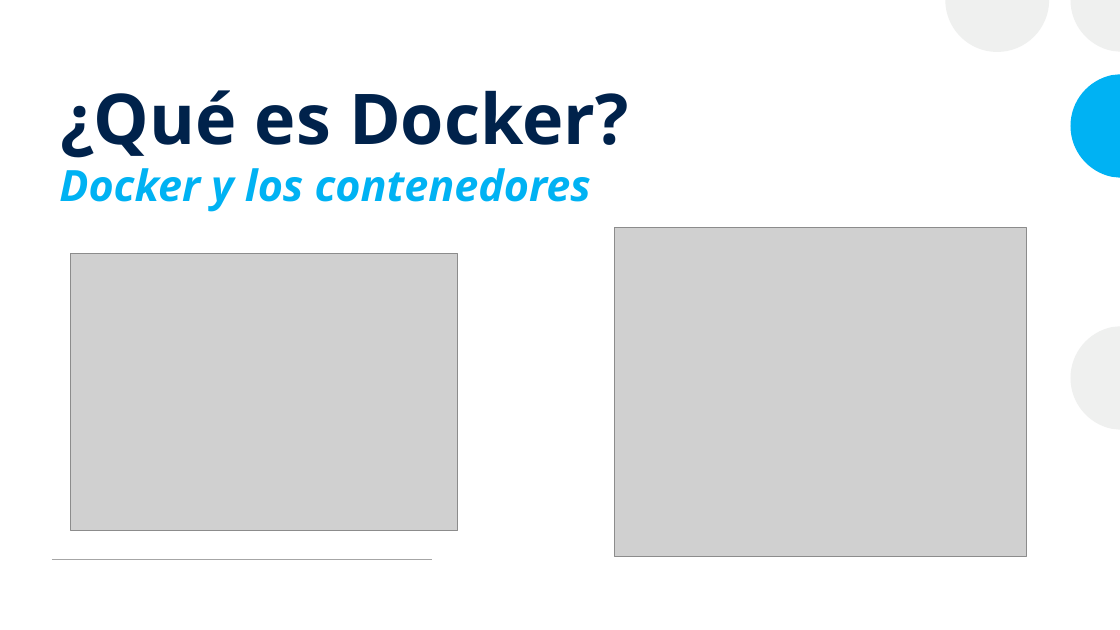
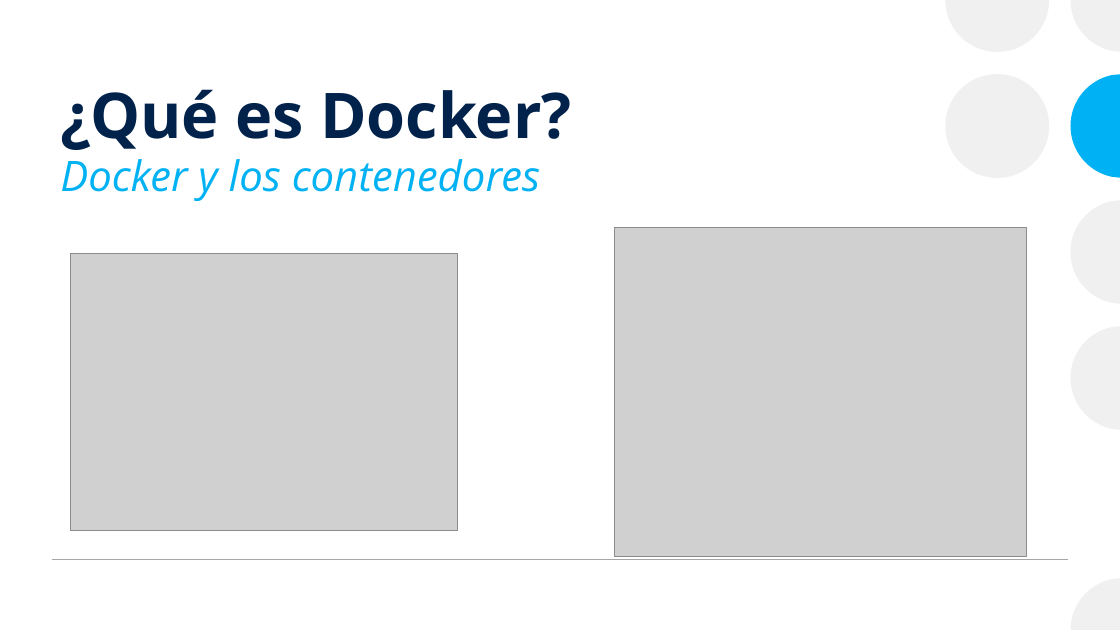
Before and after one commit to josanri/docker-workshop, a slide deck: slide 4 of Introducción a Docker.pptx. Drawn at 1120x630 pixels with LibreOffice and Linux fonts; fonts in the diff are those of the drawing; grey boxes stand for pictures. Boxes give left, top, right and bottom in pixels: in the first picture for what was removed or moved away, otherwise in the second. Text is boxed around its words. In the diff, an @@ line names an element or a change of style, - is before the commit and + after.

Commit message:
Quality of Presentation changes
Accesiblity (added subtitles) and differenciated between titles, set
higher contrast for container cubes, removed network port simulation.
Added references to docker init and docker scout.

```diff
--- a/Introducción a Docker.pptx
+++ b/Introducción a Docker.pptx
@@ rectangle removed at bbox=[0, 0, 1120, 630] @@
@@ title "¿Qué es Docker?" at bbox=[60, 89, 572, 150]: size 60 to 54 pt @@
@@ ellipse added at bbox=[945, 74, 1049, 178], fill #EFF0EF @@
@@ subtitle "Docker y los contenedores": place and size @@
-subtitle "Docker y los contenedores" at bbox=[59, 168, 591, 212]
+subtitle "Docker y los contenedores" at bbox=[60, 159, 540, 201]
@@ subtitle "Docker y los contenedores" at bbox=[60, 159, 540, 201]: size 37 to 36 pt, bold off; line spacing 0.9 to 1; more space between paragraphs @@
@@ freeform shape removed at bbox=[1070, 200, 1120, 303] @@
@@ freeform shape added at bbox=[1070, 200, 1120, 303], fill #EFF0EF @@
@@ line added from (52, 560) to (1068, 560), #A6A6A6 1 pt @@
@@ freeform shape removed at bbox=[1070, 578, 1120, 630] @@
@@ freeform shape added at bbox=[1070, 578, 1120, 630], fill #EFF0EF @@
```
Also in this commit, not shown: 64 other slides changed, 4 slides added, 3 slides removed, 1 other file.
